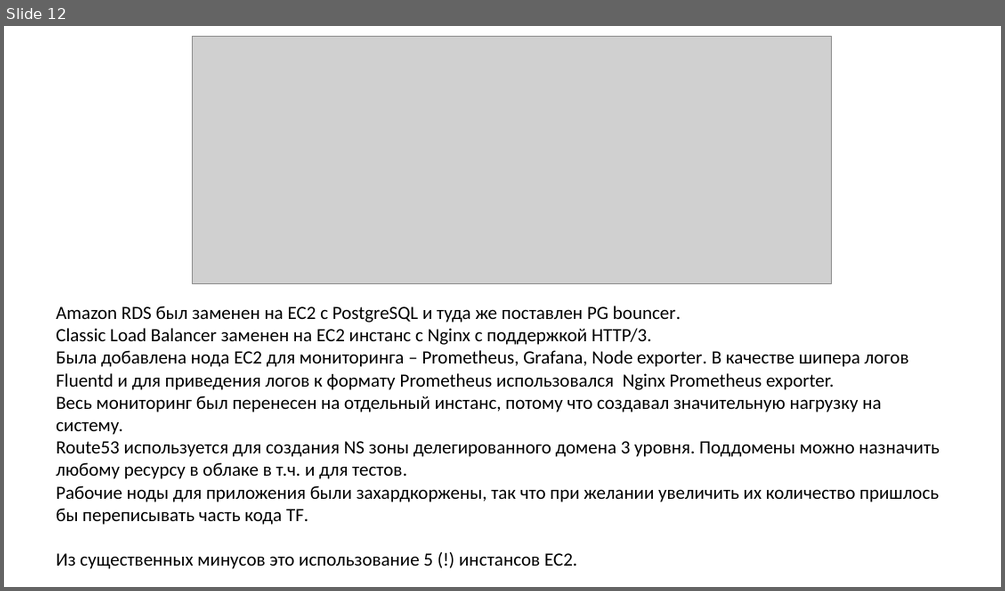
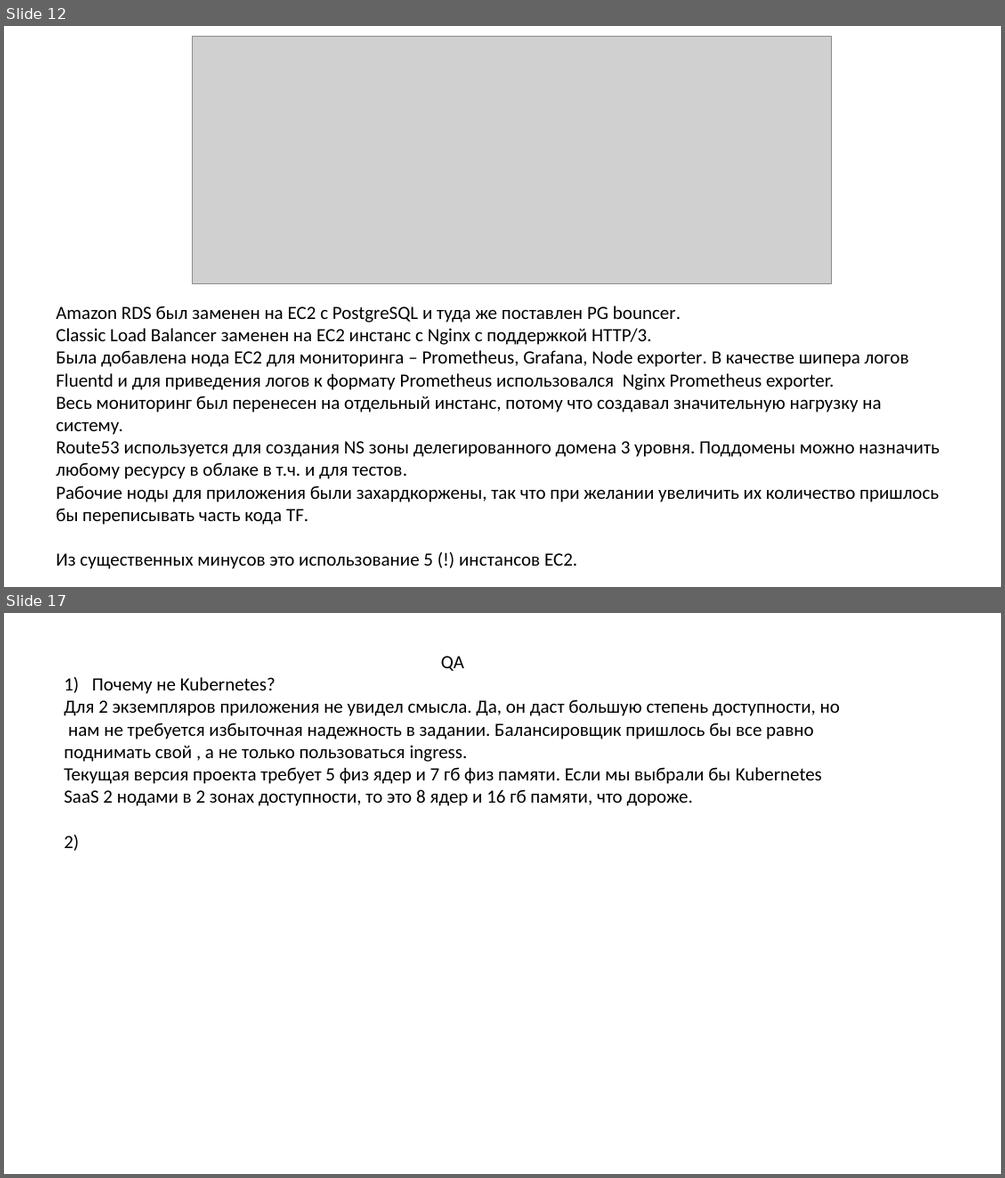
Before and after one commit to runalsh/yandex-young-devops-training, a slide deck: presentation.pptx. Shown one above the other, each under a label of ours: slide 12 before the commit, slides 12 and 17 after it; the slides between them are not shown. The pictures are 1005x591 and 1005x1178 pixels, drawn with LibreOffice and Linux fonts; fonts in the diff are those of the drawing; grey boxes stand for pictures. Boxes give left, top, right and bottom in pixels: in the first picture for what was removed or moved away, otherwise in the second. Text is boxed around its words. In the diff, an @@ line names an element or a change of style, - is before the commit and + after.

```diff
--- a/presentation.pptx
+++ b/presentation.pptx
@@ slide 17 added at [4, 613, 1001, 1174], background #FFFFFF @@
@@ text added at [64, 656, 840, 851], 18 pt, text #000000 @@
+QA
+1) Почему не Kubernetes?
+Для 2 экземпляров приложения не увидел смысла. Да, он даст большую степень доступности, но нам не требуется избыточная надежность в задании. Балансировщик пришлось бы все равно поднимать свой , а не только пользоваться ingress.
+Текущая версия проекта требует 5 физ ядер и 7 гб физ памяти. Если мы выбрали бы Kubernetes SaaS 2 нодами в 2 зонах доступности, то это 8 ядер и 16 гб памяти, что дороже.
+2)
```
Also in this commit, not shown: 5 slides changed, 1 slide removed, 6 other files.
